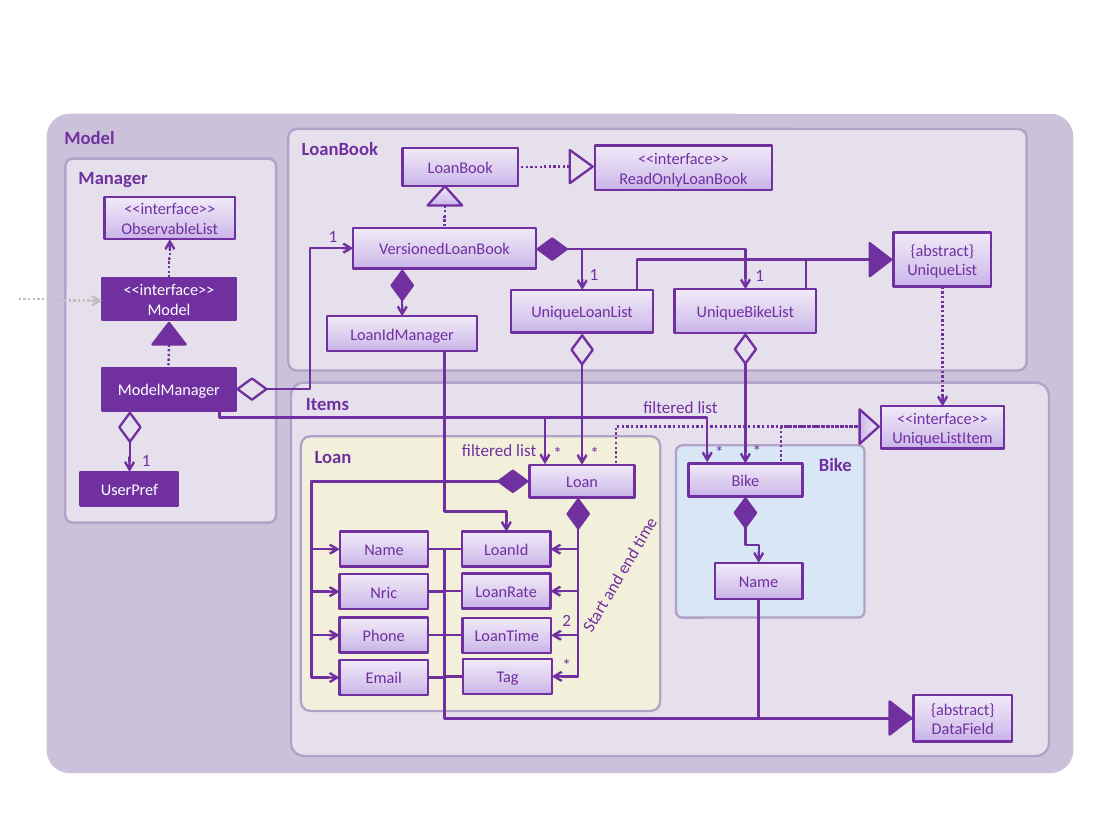
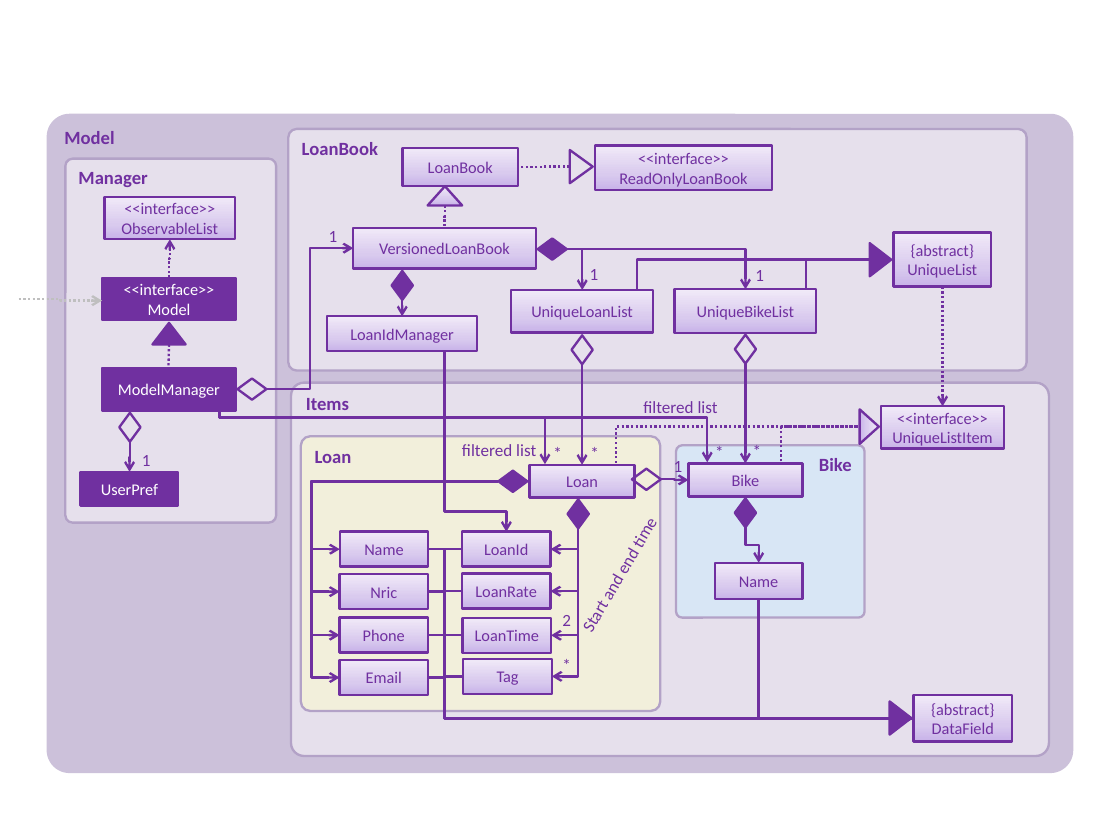
Before and after one commit to CS2103-AY1819S1-F10-2/addressbook-level4, a slide deck: slide 1 of docs/diagrams/ModelComponentClassDiagram.pptx. Drawn at 1120x840 pixels with LibreOffice and Linux fonts; fonts in the diff are those of the drawing. Boxes give left, top, right and bottom in pixels: in the first picture for what was removed or moved away, otherwise in the second. Text is boxed around its words. In the diff, an @@ line names an element or a change of style, - is before the commit and + after.

```diff
--- a/docs/diagrams/ModelComponentClassDiagram.pptx
+++ b/docs/diagrams/ModelComponentClassDiagram.pptx
@@ diamond added at bbox=[632, 469, 661, 491], outline #7030A0 1.5 pt @@
@@ elbow arrow added from (661, 479) to (689, 480), #7030A0 1.5 pt @@
@@ text added at bbox=[674, 458, 683, 477], 11 pt, text #7030A0 @@
+1
```
Also in this commit, not shown: 1 other file.
